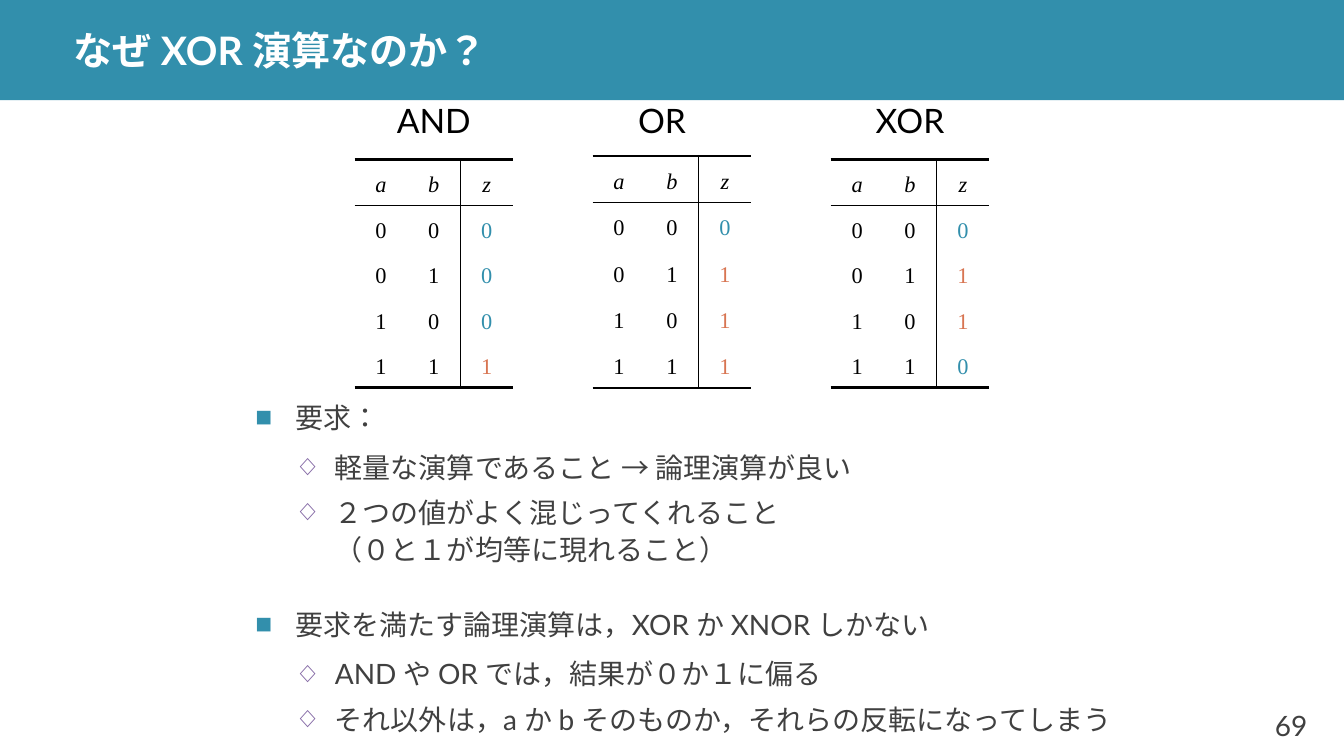
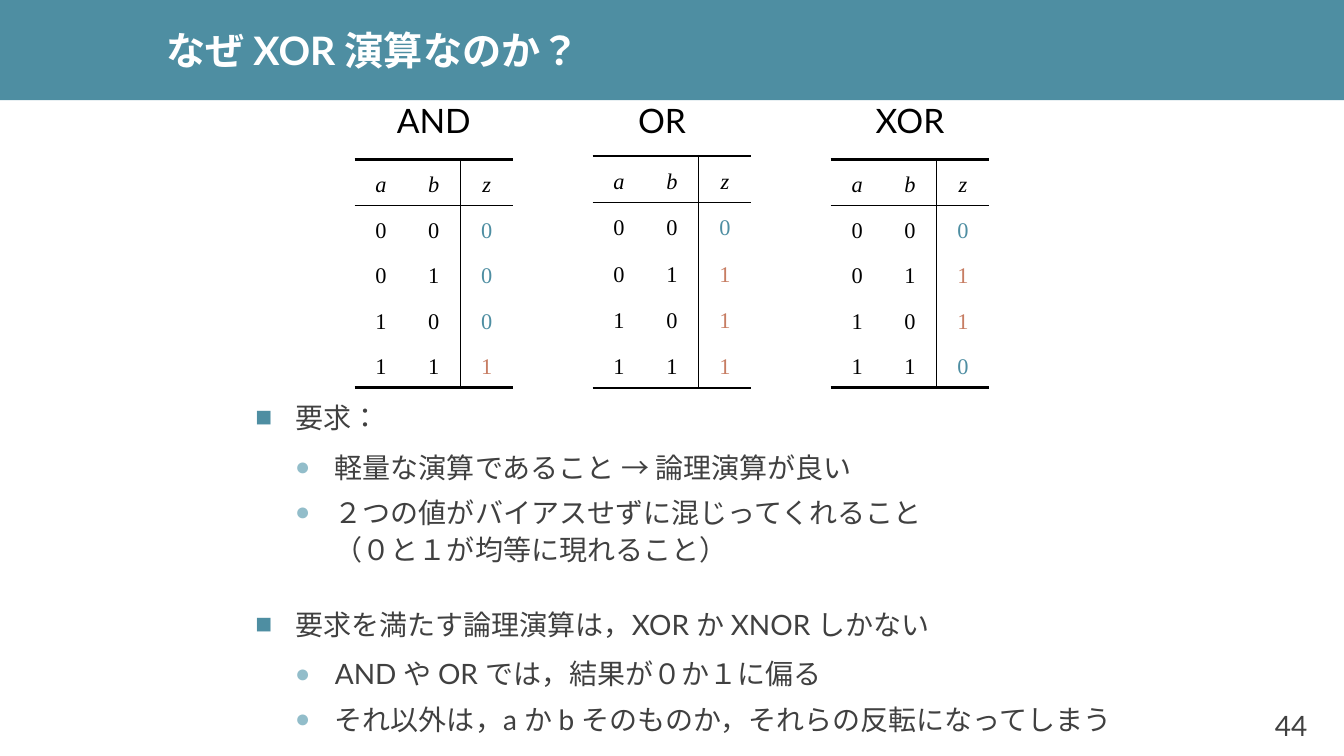
Before and after one commit to shioyadan/advanced-computer-organization, a slide deck: slide 44 of aco-shioya-06.pptx (slide 69 before the commit). Drawn at 1344x756 pixels with LibreOffice and Linux fonts; fonts in the diff are those of the drawing. Boxes give left, top, right and bottom in pixels: in the first picture for what was removed or moved away, otherwise in the second. Text is boxed around its words. In the diff, an @@ line names an element or a change of style, - is before the commit and + after.

```diff
--- a/aco-shioya-06.pptx
+++ b/aco-shioya-06.pptx
@@ rectangle at (x1=0, y1=0, x2=1344, y2=100): fill #328FAC to #4E8EA2 @@
@@ title "なぜ XOR 演算なのか？" moved from (x1=74, y1=31, x2=487, y2=69) to (x1=166, y1=31, x2=580, y2=69) @@
@@ table at (x1=355, y1=159, x2=513, y2=388) @@
@@ text colour #328FAC to #4E8EA2 in "0", "0", "0" @@
@@ text colour #D87552 to #C77D63 in "1" @@
@@ table at (x1=593, y1=156, x2=751, y2=388) @@
@@ text colour #328FAC to #4E8EA2 in "0" @@
@@ text colour #D87552 to #C77D63 in "1", "1", "1" @@
@@ table at (x1=831, y1=159, x2=989, y2=388) @@
@@ text colour #328FAC to #4E8EA2 in "0", "0" @@
@@ text colour #D87552 to #C77D63 in "1", "1" @@
@@ text at (x1=295, y1=454, x2=1111, y2=733): bullet colour #328FAC to #4E8EA2; bullet ◇ to ●; bullet colour #8064A2 to #92BDCA @@
@@ text at (x1=335, y1=499, x2=922, y2=563): text changed @@
-  ◇ ２つの値がよく混じってくれること
-    （０と１が均等に現れること）
+  ● ２つの値がバイアスせずに混じってくれること
+    （０と１が均等に現れること）
@@ page number at (x1=1275, y1=716, x2=1308, y2=736): text changed @@
-69
+44
```
Also in this commit, not shown: 41 other slides changed, 84 slides added, 51 slides removed, 3 other files.
